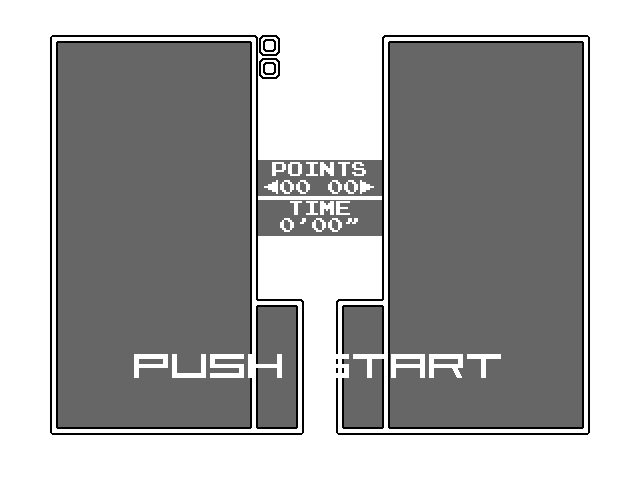
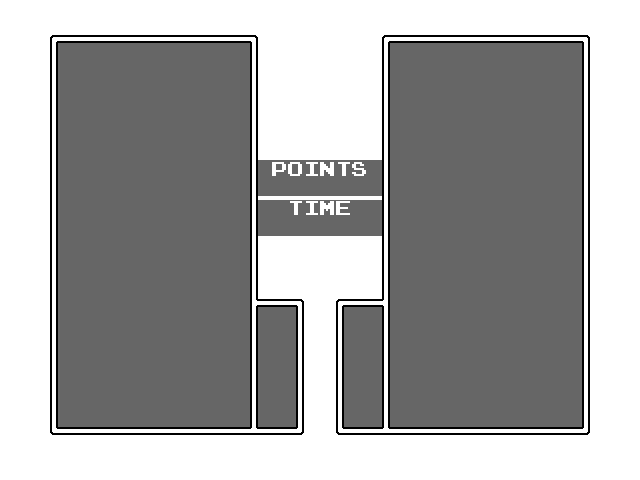
Two versions of the same layered image (w=640, h=480). Layer-by-layer changes:
hid "PUSH START #1" over bbox(134, 354, 501, 378)
hid "Clipboard" over bbox(259, 35, 280, 79)
hid "◀00 00▶" over bbox(264, 180, 374, 194)
hid "0’00”" over bbox(280, 218, 358, 232)
painted on "Layer" over bbox(52, 37, 588, 433)
